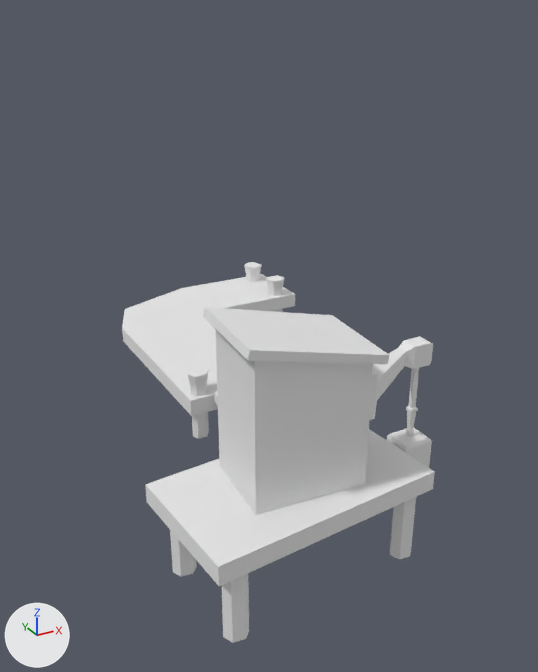
An edit to the Blender file Concepts/port.blend, drawn before and after from the same camera.
The view is the same before and after, from a camera (50 mm lens) standing at (-15.4, -36.0, 18.4) and looking at (1.4, -5.5, 3.1). Arrows for +X, +Y and +Z are at lower left; the lights stay in place.
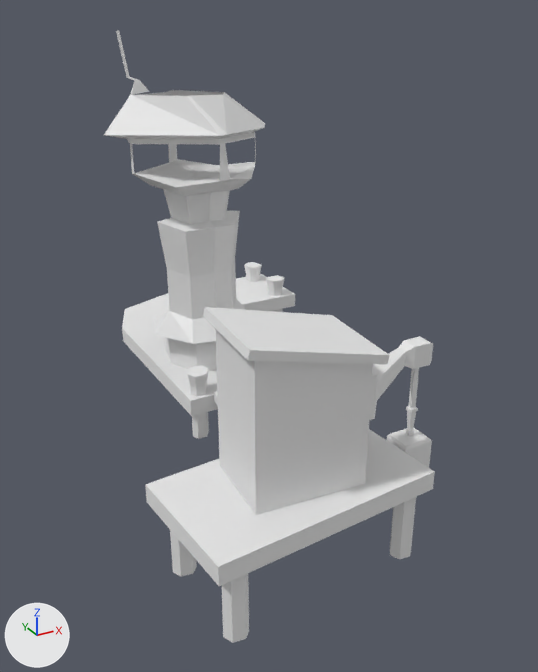
Commit message: + Ports have a cool tower to fire cannons from

Edits to the bpy script that builds the scene:
```text
Add me_cube_001:
    me_cube_001.from_pydata(...)  # 132 vertices, 129 faces; spans x -4.6..4.1, y -3.1..3.8, z -0.1..17.1
Add ob_tower:
    ob_tower = bpy.data.objects.new('Tower', me_cube_001)
    ob_tower.location = (-0.11, -0.75, 0.35)
```

Boxes (x1, y1, x2, y2) around the edits, measured in the pictures (538 x 672 px):
'Tower', added
    after: (104, 30, 265, 371)
